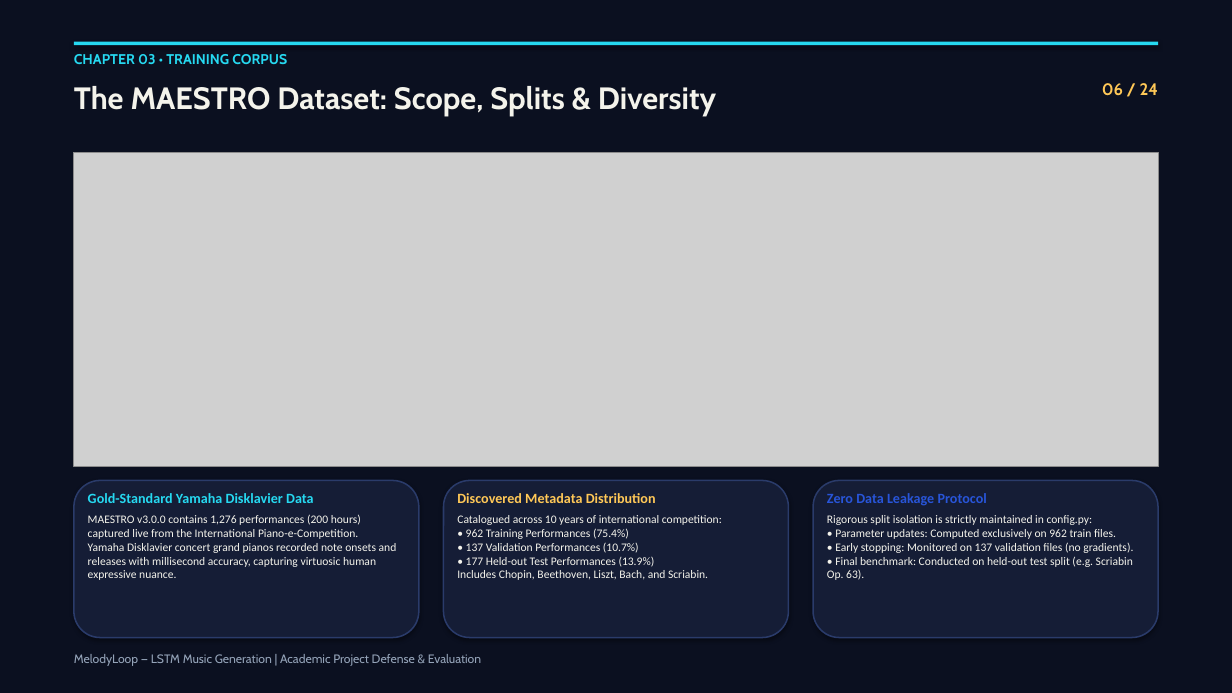
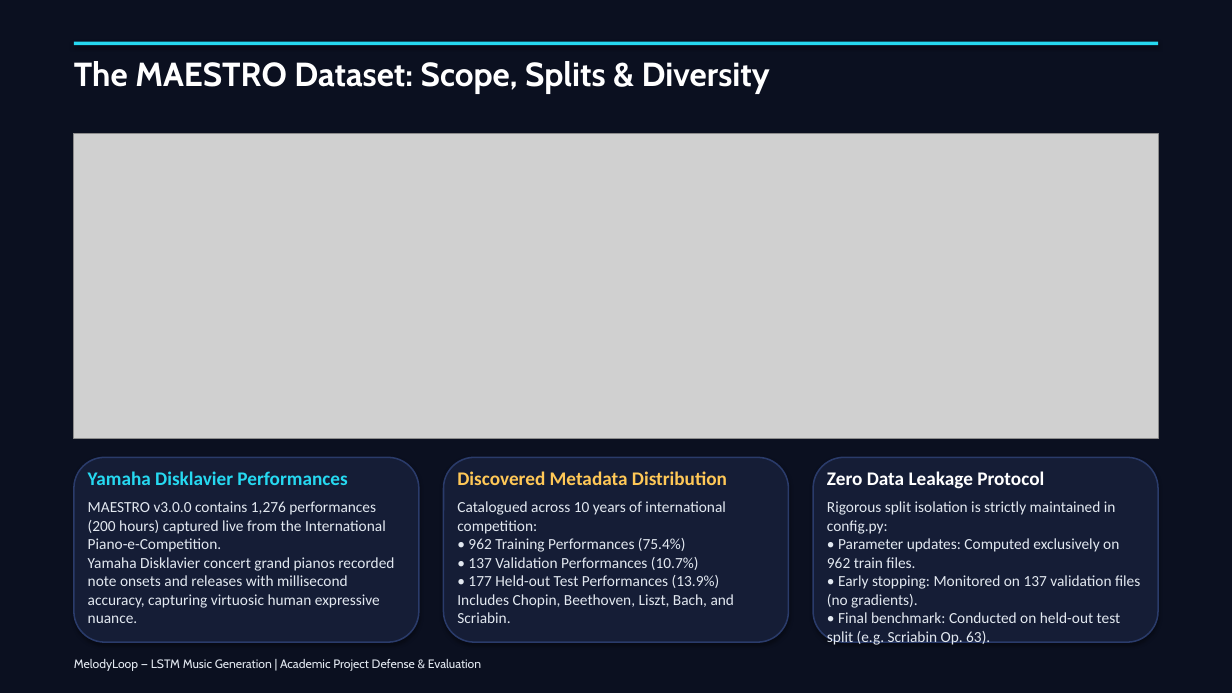
Before and after one commit to Pankaj-Jhajhria/Music-Generation-using-LSTM-MelodyLoop-, a slide deck: slide 6 of MelodyLoop_Presentation_Professional.pptx. Drawn at 1232x693 pixels with LibreOffice and Linux fonts; fonts in the diff are those of the drawing; grey boxes stand for pictures. Boxes give left, top, right and bottom in pixels: in the first picture for what was removed or moved away, otherwise in the second. Text is boxed around its words. In the diff, an @@ line names an element or a change of style, - is before the commit and + after.

Commit message:
refactor(presentation): Update slide deck to 17 slides with large legible text, white text, and clean header banners

```diff
--- a/MelodyLoop_Presentation_Professional.pptx
+++ b/MelodyLoop_Presentation_Professional.pptx
@@ text "The MAESTRO Dataset: Scope, Splits ...": place and size @@
-text "The MAESTRO Dataset: Scope, Splits ..." at bbox=[74, 86, 716, 116]
+text "The MAESTRO Dataset: Scope, Splits ..." at bbox=[74, 61, 770, 94]
@@ text "The MAESTRO Dataset: Scope, Splits ..." at bbox=[74, 61, 770, 94]: size 24 to 26 pt, text colour #F4F3EB to #FFFFFF @@
@@ text removed at bbox=[74, 54, 287, 64] @@
-CHAPTER 03 • TRAINING CORPUS
@@ text removed at bbox=[1102, 83, 1159, 96] @@
-06 / 24
@@ picture: place and size @@
-picture at bbox=[74, 152, 1158, 467]
+picture at bbox=[74, 134, 1158, 439]
@@ rounded rectangle: place and size @@
-rounded rectangle at bbox=[813, 481, 1158, 638]
+rounded rectangle at bbox=[74, 457, 419, 642]
@@ text at bbox=[88, 471, 347, 485]: text changed; size 11 to 15 pt @@
-Gold-Standard Yamaha Disklavier Data
+Yamaha Disklavier Performances
@@ text "Yamaha Disklavier Performances": place and size @@
-text "Yamaha Disklavier Performances" at bbox=[88, 493, 397, 580]
+text "Yamaha Disklavier Performances" at bbox=[88, 471, 394, 623]
@@ rounded rectangle: place and size @@
-rounded rectangle at bbox=[74, 481, 419, 638]
+rounded rectangle at bbox=[444, 457, 788, 642]
@@ text "Discovered Metadata Distribution": place and size @@
-text "Discovered Metadata Distribution" at bbox=[457, 493, 722, 580]
+text "Discovered Metadata Distribution" at bbox=[457, 471, 735, 623]
@@ text "Discovered Metadata Distribution" at bbox=[457, 471, 735, 623]: size 11 to 15 pt in "Discovered Metadata Distribution"; size 9 to 12 pt, text colour #F4F3EB to #E2E8F0 in "Catalogued across 10 years of international competition: ..."; more space between paragraphs @@
@@ rounded rectangle: place and size @@
-rounded rectangle at bbox=[444, 481, 788, 638]
+rounded rectangle at bbox=[813, 457, 1158, 642]
@@ text "Zero Data Leakage Protocol": place and size @@
-text "Zero Data Leakage Protocol" at bbox=[827, 493, 1133, 580]
+text "Zero Data Leakage Protocol" at bbox=[827, 471, 1140, 645]
@@ text "Zero Data Leakage Protocol" at bbox=[827, 471, 1140, 645]: size 11 to 15 pt, text colour #2855D9 to #FFFFFF in "Zero Data Leakage Protocol"; size 9 to 12 pt, text colour #F4F3EB to #E2E8F0; more space between paragraphs @@
@@ text at bbox=[88, 501, 394, 623]: size 9 to 12 pt, text colour #F4F3EB to #E2E8F0 in "MAESTRO v3.0.0 contains 1,276 performances (200 hours) ..."; more space between paragraphs @@
@@ text "MelodyLoop — LSTM Music Generation ..." at bbox=[74, 659, 481, 671]: text colour #94A3B8 to #E2E8F0 @@
```
Also in this commit, not shown: 16 other slides changed, 7 slides removed, 2 other files.
